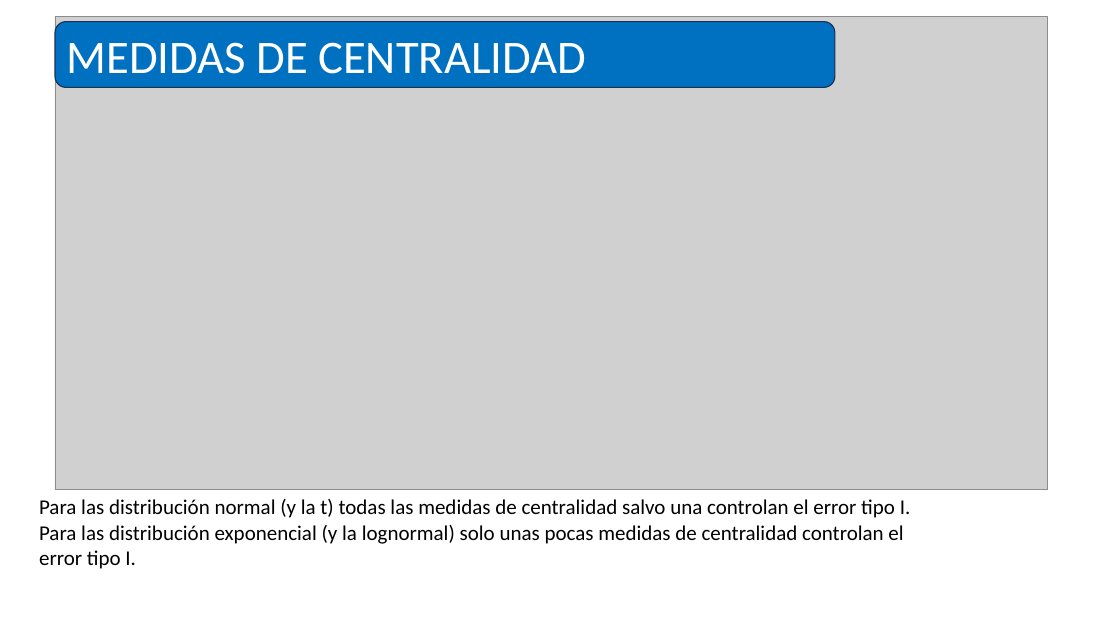
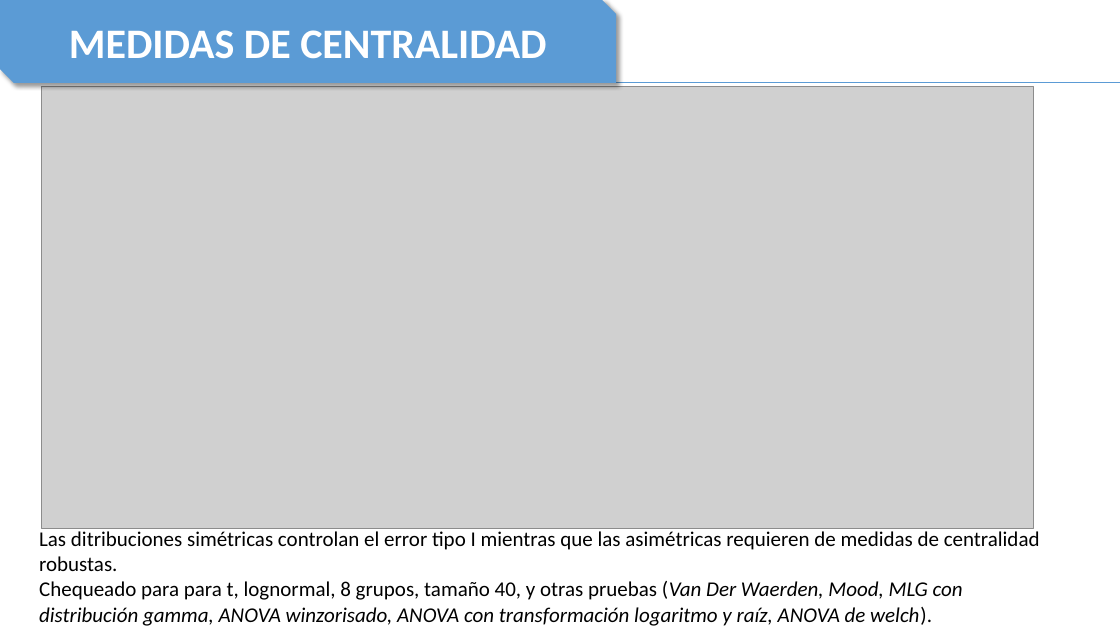
Before and after one commit to TheNaranjero/sae-2026, a slide deck: slide 8 of Presentation1.pptx (slide 1 before the commit). Drawn at 1120x630 pixels with LibreOffice and Linux fonts; fonts in the diff are those of the drawing; grey boxes stand for pictures. Boxes give left, top, right and bottom in pixels: in the first picture for what was removed or moved away, otherwise in the second. Text is boxed around its words. In the diff, an @@ line names an element or a change of style, - is before the commit and + after.

```diff
--- a/Presentation1.pptx
+++ b/Presentation1.pptx
@@ snip diag rect "MEDIDAS DE CENTRALIDAD": place and size @@
-snip diag rect "MEDIDAS DE CENTRALIDAD" at [55,22,834,87]
+snip diag rect "MEDIDAS DE CENTRALIDAD" at [0,0,616,83]
@@ snip diag rect "MEDIDAS DE CENTRALIDAD" at [0,0,616,83]: size 40 to 36 pt, bold on; alignment left to centre; rounded rectangle to snip diag rect; fill #0070C0 to #5B9BD5; outline #1E3256 1 pt to none; shadow on @@
@@ line added from (19, 82) to (1120, 82), #5B9BD5 0.5 pt @@
@@ picture: place and size @@
-picture at [55,16,1047,490]
+picture at [41,87,1033,528]
@@ text at [39,531,1040,626]: text changed @@
-Para las distribución normal (y la t) todas las medidas de centralidad salvo una controlan el error tipo I.
-Para las distribución exponencial (y la lognormal) solo unas pocas medidas de centralidad controlan el error tipo I.
+Las ditribuciones simétricas controlan el error tipo I mientras que las asimétricas requieren de medidas de centralidad robustas.
+Chequeado para para t, lognormal, 8 grupos, tamaño 40, y otras pruebas (Van Der Waerden, Mood, MLG con distribución gamma, ANOVA winzorisado, ANOVA con transformación logaritmo y raíz, ANOVA de welch).
```
Also in this commit, not shown: 7 other slides changed, 9 slides added, 4 slides removed, 9 other files.
